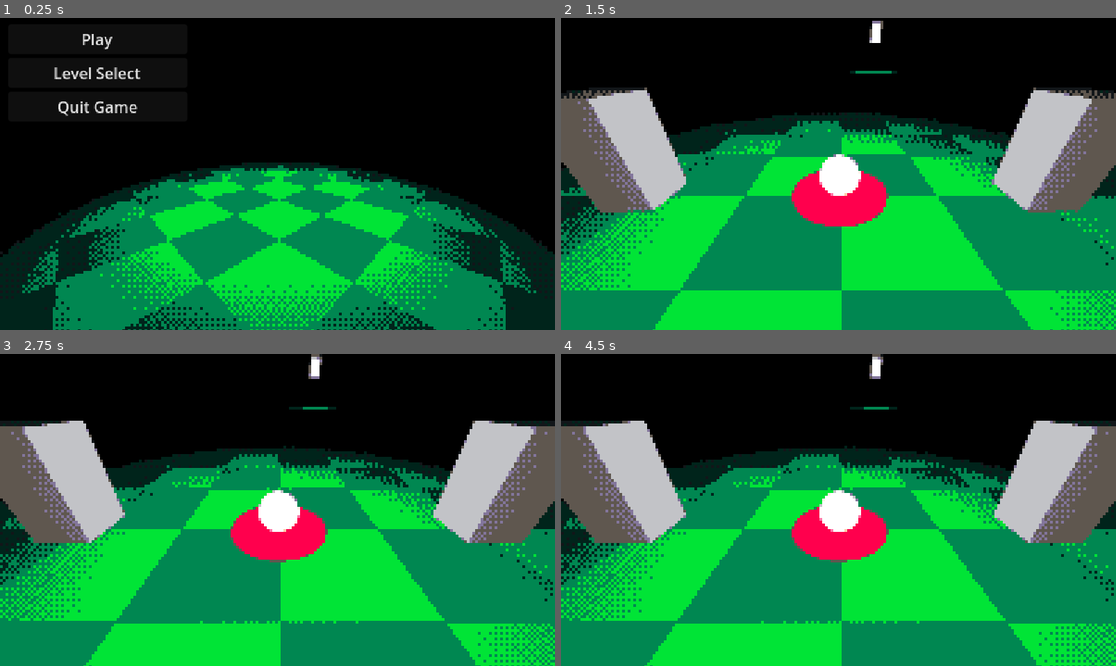
Above: before the commit, frames 1-4 (two rows, left to right).
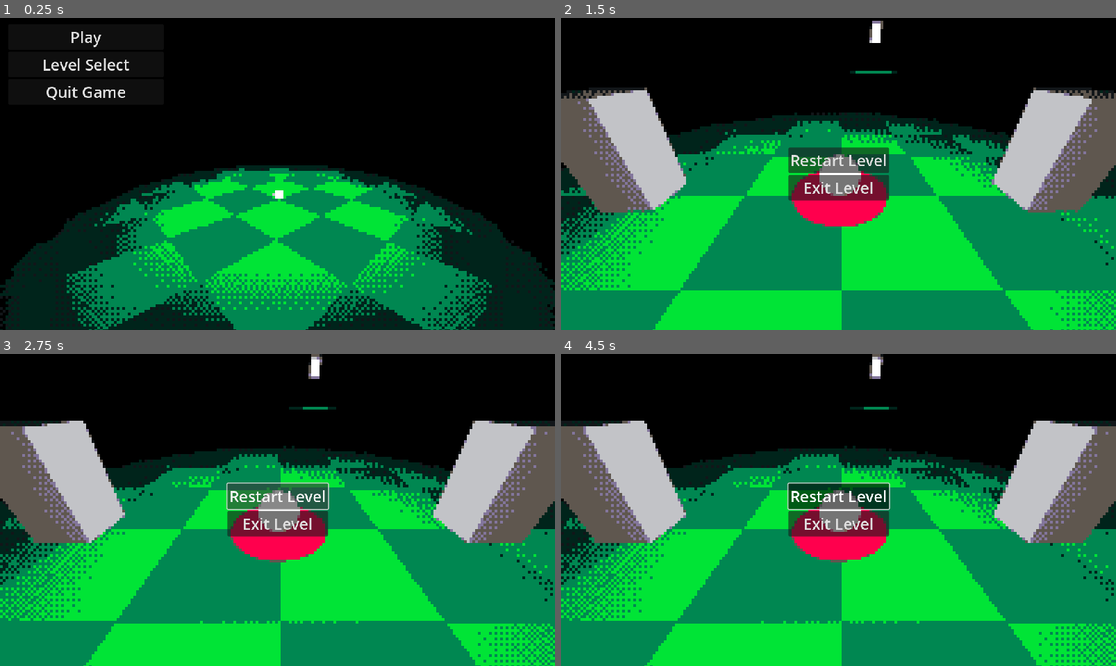
Above: after the commit, the same moments.

Repository: dhuddleston/BigModeGameJam2025
Game: Godot game, scene res://Scenes/MainMenu.tscn
Same seed, same stepped clock (60 frames per second), same inputs: the game is played once before the commit and once after it.
Inputs (mouse positions are in pixels of both pictures, inside the frame that each line leads up to):
- Up to frame 1 (0.25 s): no input
- Up to frame 2 (1.5 s): click "Level Select" at 0.5 s; click "Play" at 1.25 s
- Up to frame 3 (2.75 s): click (277, 497) at 2 s, where only the run after the commit has a clickable "Restart Level"
- Up to frame 4 (4.5 s): click (838, 497) at 2.75 s, where only the run after the commit has a clickable "Restart Level"; click (838, 497) at 3.5 s, where only the run after the commit has a clickable "Restart Level"; tap Enter at 4.25 s; move the mouse to (866, 510) at 4.27 s; click (866, 510) at 4.42 s

The runs differ from the first frame. In frame 1, 16% of the frame differs, in the area x 0-100%, y 4-100%; in frame 2, 3.0%; in frame 3, 3.1%; in frame 4, 3.1%.

Commit message:
menus progress

Diff:
--- /dev/null
+++ b/Prefabs/UI/ui_theme.tres
@@ -0,0 +1,4 @@
+[gd_resource type="Theme" format=3 uid="uid://s738mrqiyb1c"]
+
+[resource]
+default_font_size = 32
--- a/Scenes/MainMenu.tscn
+++ b/Scenes/MainMenu.tscn
@@ -1,17 +1,25 @@
-[gd_scene load_steps=5 format=3 uid="uid://jkjucx40iky1"]
+[gd_scene load_steps=9 format=3 uid="uid://jkjucx40iky1"]
 
 [ext_resource type="Material" uid="uid://c0eyq16e63ikx" path="res://Shaders/dither.tres" id="1_n081e"]
 [ext_resource type="Script" path="res://Scripts/main_menu.gd" id="2_edq4h"]
+[ext_resource type="Theme" uid="uid://s738mrqiyb1c" path="res://Prefabs/UI/ui_theme.tres" id="2_lur7e"]
 [ext_resource type="PackedScene" uid="uid://dxfqcbof48po" path="res://Prefabs/Floors/Flat/FloorFlat2x2.tscn" id="2_uttdw"]
+[ext_resource type="Script" path="res://Scripts/start_screen_anim.gd" id="5_8l04g"]
 
 [sub_resource type="Environment" id="Environment_dy87g"]
 background_mode = 1
 
+[sub_resource type="SphereMesh" id="SphereMesh_un32r"]
+
+[sub_resource type="StandardMaterial3D" id="StandardMaterial3D_0er01"]
+emission_enabled = true
+emission = Color(1, 1, 1, 1)
+
 [node name="Root" type="Node3D"]
 
-[node name="Shader" type="CanvasLayer" parent="."]
+[node name="UI" type="CanvasLayer" parent="."]
 
-[node name="Palette Dither" type="ColorRect" parent="Shader"]
+[node name="Palette Dither" type="ColorRect" parent="UI"]
 material = ExtResource("1_n081e")
 anchors_preset = 15
 anchor_right = 1.0
@@ -19,44 +27,34 @@
 grow_horizontal = 2
 grow_vertical = 2
 
-[node name="Menu" type="Control" parent="Shader"]
+[node name="Menu" type="Control" parent="UI"]
 layout_mode = 3
 anchors_preset = 15
 anchor_right = 1.0
 anchor_bottom = 1.0
 grow_horizontal = 2
 grow_vertical = 2
+theme = ExtResource("2_lur7e")
 script = ExtResource("2_edq4h")
 
-[node name="VBoxContainer" type="VBoxContainer" parent="Shader/Menu"]
+[node name="VBoxContainer" type="VBoxContainer" parent="UI/Menu"]
 layout_mode = 0
 offset_left = 17.0
 offset_top = 13.0
-offset_right = 203.0
-offset_bottom = 130.0
-scale = Vector2(2, 2)
+offset_right = 340.0
+offset_bottom = 180.0
 
-[node name="Play" type="Button" parent="Shader/Menu/VBoxContainer"]
+[node name="Play" type="Button" parent="UI/Menu/VBoxContainer"]
 layout_mode = 2
 text = "Play"
 
-[node name="LevelSelect" type="Button" parent="Shader/Menu/VBoxContainer"]
+[node name="LevelSelect" type="Button" parent="UI/Menu/VBoxContainer"]
 layout_mode = 2
 text = "Level Select"
 
-[node name="Exit" type="Button" parent="Shader/Menu/VBoxContainer"]
+[node name="Exit" type="Button" parent="UI/Menu/VBoxContainer"]
 layout_mode = 2
 text = "Quit Game"
-
-[node name="Camera3D" type="Camera3D" parent="."]
-transform = Transform3D(0.707107, -0.183013, 0.683013, 0, 0.965926, 0.258819, -0.707107, -0.183013, 0.683013, 2.63397, 1.48236, 2.63397)
-environment = SubResource("Environment_dy87g")
-
-[node name="OmniLight3D" type="OmniLight3D" parent="."]
-transform = Transform3D(1, 0, 0, 0, 1, 0, 0, 0, 1, 0, 1, 0)
-light_size = 3.6
-omni_range = 4.0
-omni_attenuation = 0.0
 
 [node name="FloorFlat2x2n" parent="." instance=ExtResource("2_uttdw")]
 transform = Transform3D(2, 0, 0, 0, 1, 0, 0, 0, 2, 0, 0, 0)
@@ -85,6 +83,29 @@
 [node name="FloorFlat2x2n6" parent="." instance=ExtResource("2_uttdw")]
 transform = Transform3D(2, 0, 0, 0, 1, 0, 0, 0, 2, -4, 0, -4)
 
-[connection signal="pressed" from="Shader/Menu/VBoxContainer/Play" to="Shader/Menu" method="_on_play_pressed"]
-[connection signal="pressed" from="Shader/Menu/VBoxContainer/LevelSelect" to="Shader/Menu" method="_on_level_select_pressed"]
-[connection signal="pressed" from="Shader/Menu/VBoxContainer/Exit" to="Shader/Menu" method="_on_exit_pressed"]
+[node name="StartScreenAnim" type="Node3D" parent="." node_paths=PackedStringArray("light", "cam")]
+script = ExtResource("5_8l04g")
+light = NodePath("OmniLight3D")
+cam = NodePath("CameraRoot")
+
+[node name="CameraRoot" type="Node3D" parent="StartScreenAnim"]
+
+[node name="Camera3D" type="Camera3D" parent="StartScreenAnim/CameraRoot"]
+transform = Transform3D(0.707107, -0.183013, 0.683013, 0, 0.965926, 0.258819, -0.707107, -0.183013, 0.683013, 2.63397, 1.48236, 2.63397)
+environment = SubResource("Environment_dy87g")
+
+[node name="OmniLight3D" type="OmniLight3D" parent="StartScreenAnim"]
+transform = Transform3D(1, 0, 0, 0, 1, 0, 0, 0, 1, 0, 1, 0)
+light_size = 3.6
+omni_range = 4.0
+omni_attenuation = 0.0
+
+[node name="BallMesh" type="MeshInstance3D" parent="StartScreenAnim"]
+transform = Transform3D(0.2, 0, 0, 0, 0.2, 0, 0, 0, 0.2, 0, 0.1, 0)
+mesh = SubResource("SphereMesh_un32r")
+skeleton = NodePath("../../..")
+surface_material_override/0 = SubResource("StandardMaterial3D_0er01")
+
+[connection signal="pressed" from="UI/Menu/VBoxContainer/Play" to="UI/Menu" method="_on_play_pressed"]
+[connection signal="pressed" from="UI/Menu/VBoxContainer/LevelSelect" to="UI/Menu" method="_on_level_select_pressed"]
+[connection signal="pressed" from="UI/Menu/VBoxContainer/Exit" to="UI/Menu" method="_on_exit_pressed"]
--- a/Scenes/ball_test_scene.tscn
+++ b/Scenes/ball_test_scene.tscn
@@ -1,6 +1,7 @@
-[gd_scene load_steps=44 format=3 uid="uid://cc2qtlonu3kjy"]
-
-[ext_resource type="PackedScene" uid="uid://cxm3b3bbqm5d0" path="res://Prefabs/UI/ShaderNode.tscn" id="1_n705o"]
+[gd_scene load_steps=45 format=3 uid="uid://cc2qtlonu3kjy"]
+
+[ext_resource type="Theme" uid="uid://s738mrqiyb1c" path="res://Prefabs/UI/ui_theme.tres" id="2_vade5"]
+[ext_resource type="Material" uid="uid://c0eyq16e63ikx" path="res://Shaders/dither.tres" id="5_7iyac"]
 [ext_resource type="PackedScene" uid="uid://ck6ujv2ukqr8a" path="res://Prefabs/Obstacles/Corners/ObstacleCornerTriple.tscn" id="5_c2lhe"]
 [ext_resource type="PhysicsMaterial" uid="uid://cfru8dkauad3i" path="res://PhysMats/ground_standard.tres" id="5_ihkgr"]
 [ext_resource type="PackedScene" uid="uid://uuu0lldfmxi2" path="res://Prefabs/Floors/Flat/FloorFlat4x4.tscn" id="6_4w6cb"]
@@ -106,7 +107,52 @@
 
 [node name="BallTestScene" type="Node3D"]
 
-[node name="Shader" parent="." instance=ExtResource("1_n705o")]
+[node name="Shader" type="CanvasLayer" parent="."]
+
+[node name="Palette Dither" type="ColorRect" parent="Shader"]
+material = ExtResource("5_7iyac")
+anchors_preset = 15
+anchor_right = 1.0
+anchor_bottom = 1.0
+grow_horizontal = 2
+grow_vertical = 2
+
+[node name="Control" type="Control" parent="Shader"]
+layout_mode = 3
+anchors_preset = 8
+anchor_left = 0.5
+anchor_top = 0.5
+anchor_right = 0.5
+anchor_bottom = 0.5
+grow_horizontal = 2
+grow_vertical = 2
+size_flags_horizontal = 3
+size_flags_vertical = 3
+
+[node name="VBoxContainer" type="VBoxContainer" parent="Shader/Control"]
+layout_mode = 1
+anchors_preset = 8
+anchor_left = 0.5
+anchor_top = 0.5
+anchor_right = 0.5
+anchor_bottom = 0.5
+offset_left = -54.5
+offset_top = -33.0
+offset_right = 54.5
+offset_bottom = 33.0
+grow_horizontal = 2
+grow_vertical = 2
+theme = ExtResource("2_vade5")
+
+[node name="RestartButton" type="Button" parent="Shader/Control/VBoxContainer"]
+layout_mode = 2
+theme = ExtResource("2_vade5")
+text = "Restart Level"
+
+[node name="ExitLevelButton" type="Button" parent="Shader/Control/VBoxContainer"]
+layout_mode = 2
+theme = ExtResource("2_vade5")
+text = "Exit Level"
 
 [node name="PlayerController" parent="." instance=ExtResource("6_cntky")]
 transform = Transform3D(1, 0, 0, 0, 1, 0, 0, 0, 1, 1, 0, 0)
--- /dev/null
+++ b/Scripts/start_screen_anim.gd
@@ -0,0 +1,13 @@
+extends Node3D
+
+@export var light: OmniLight3D
+@export var cam: Node3D
+var time = 0
+var base = 4
+
+func _process(delta):
+	time += delta
+	cam.rotate(Vector3(0,1,0), delta * 0.1)
+	var intensity = 0.8 + (0.2 * sin(time*7*0.1)) + (0.1 * sin(time*19*0.1))  + (0.05 * sin(time*31*0.1))
+	light.omni_range = base * intensity
+	light.light_size = base * intensity * 0.9
